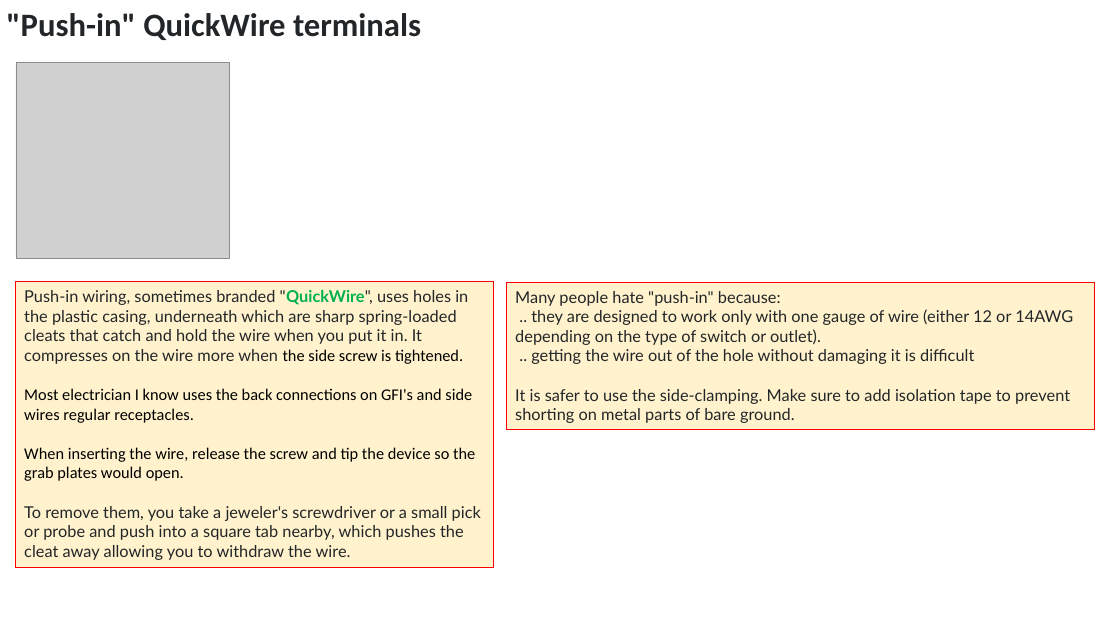
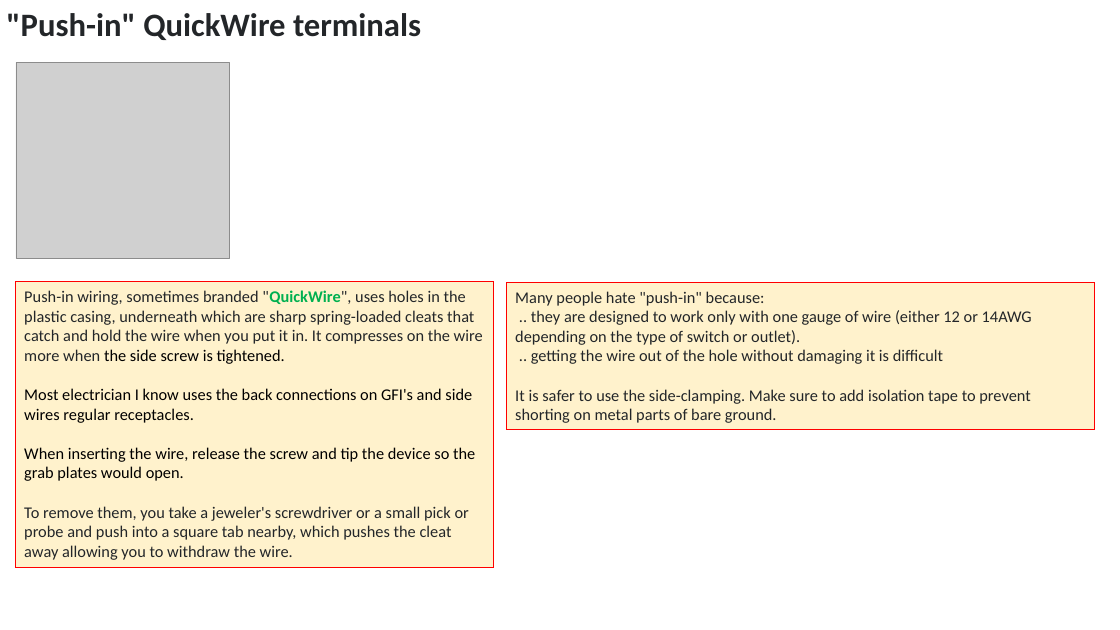
Before and after one commit to lselector/misc_farm, a slide deck: slide 3 of electric.pptx (slide 2 before the commit). Drawn at 1120x630 pixels with LibreOffice and Linux fonts; fonts in the diff are those of the drawing; grey boxes stand for pictures. Boxes give left, top, right and bottom in pixels: in the first picture for what was removed or moved away, otherwise in the second. Text is boxed around its words. In the diff, an @@ line names an element or a change of style, - is before the commit and + after.

```diff
--- a/electric.pptx
+++ b/electric.pptx
@@ text in rectangle at (24, 290, 483, 560): font Lato to Calibri in "Push-in wiring, sometimes branded "QuickWire", uses holes ...", "To remove them, you take a jeweler's ..." @@
@@ rectangle "Many people hate "push-in" because:" at (507, 283, 1096, 430): font Lato to Calibri @@
```
Also in this commit, not shown: 1 other slide changed, 2 slides added.
